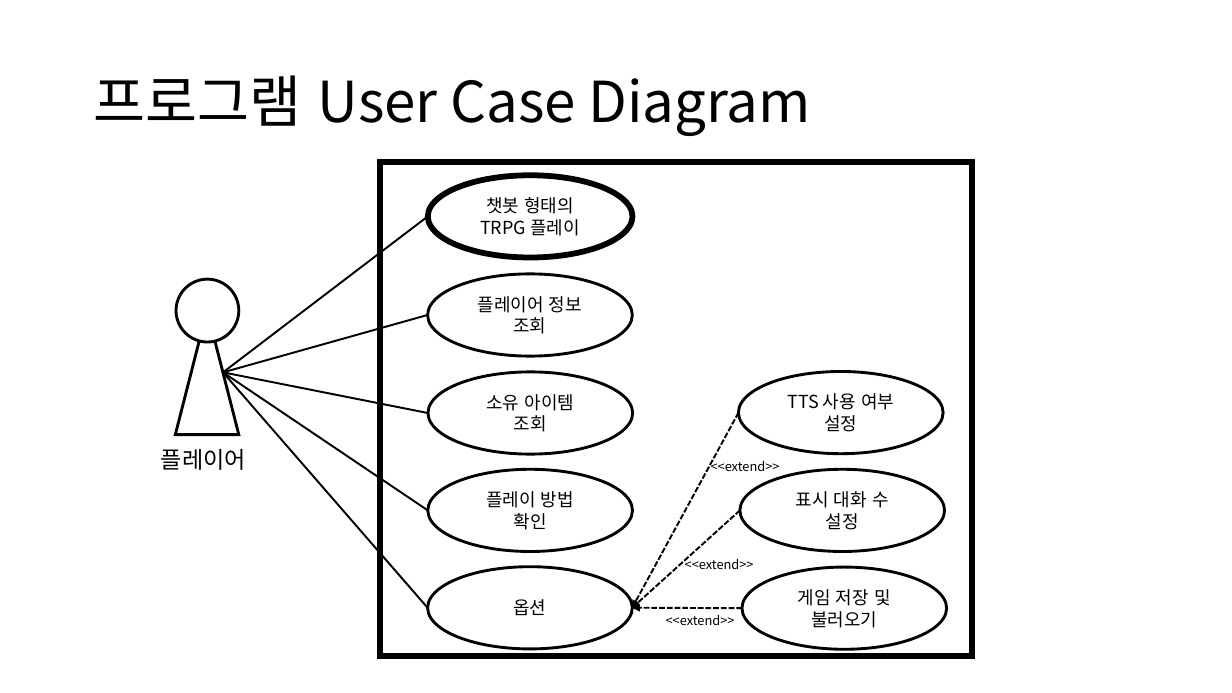
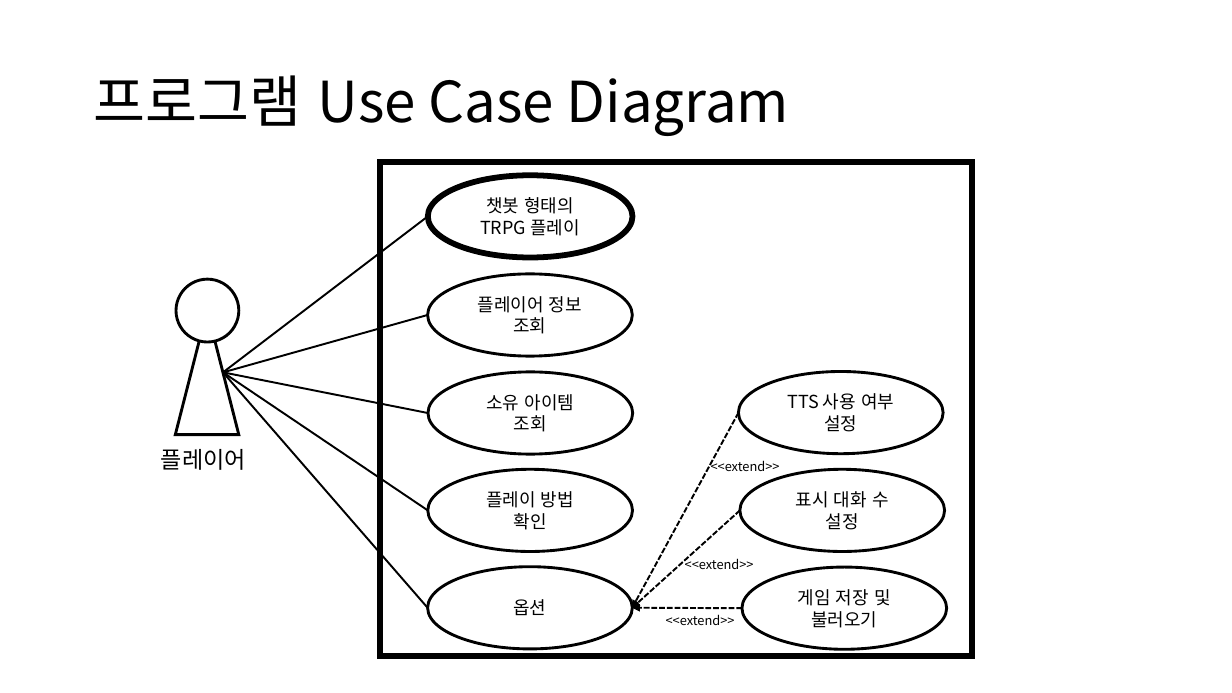
Before and after one commit to vinto1010/study_files, a slide deck: slide 5 of 파이썬 기말 ppt.pptx. Drawn at 1232x693 pixels with LibreOffice and Linux fonts; fonts in the diff are those of the drawing. Boxes give left, top, right and bottom in pixels: in the first picture for what was removed or moved away, otherwise in the second. Text is boxed around its words. In the diff, an @@ line names an element or a change of style, - is before the commit and + after.

```diff
--- a/파이썬 기말 ppt.pptx
+++ b/파이썬 기말 ppt.pptx
@@ title at (94,75,789,136): text changed @@
-프로그램 User Case Diagram
+프로그램 Use Case Diagram
```
Also in this commit, not shown: 1 slide removed.
